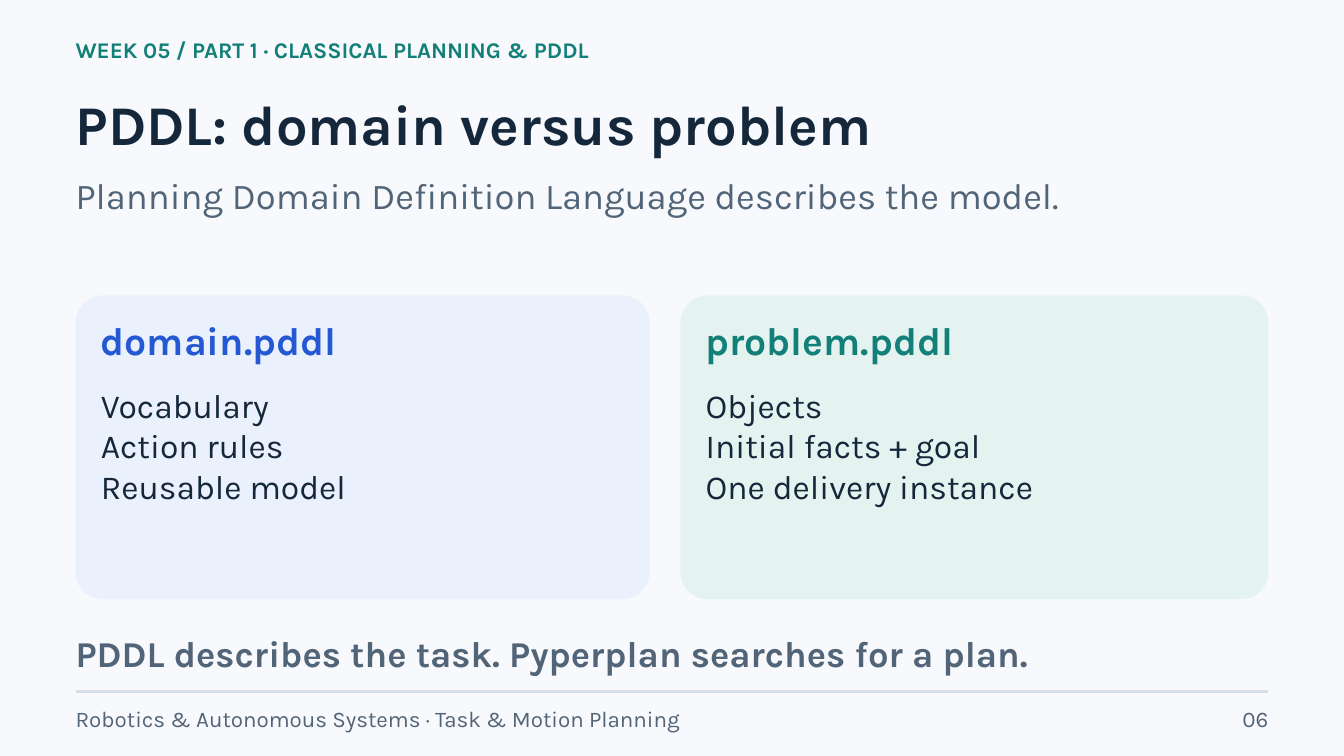
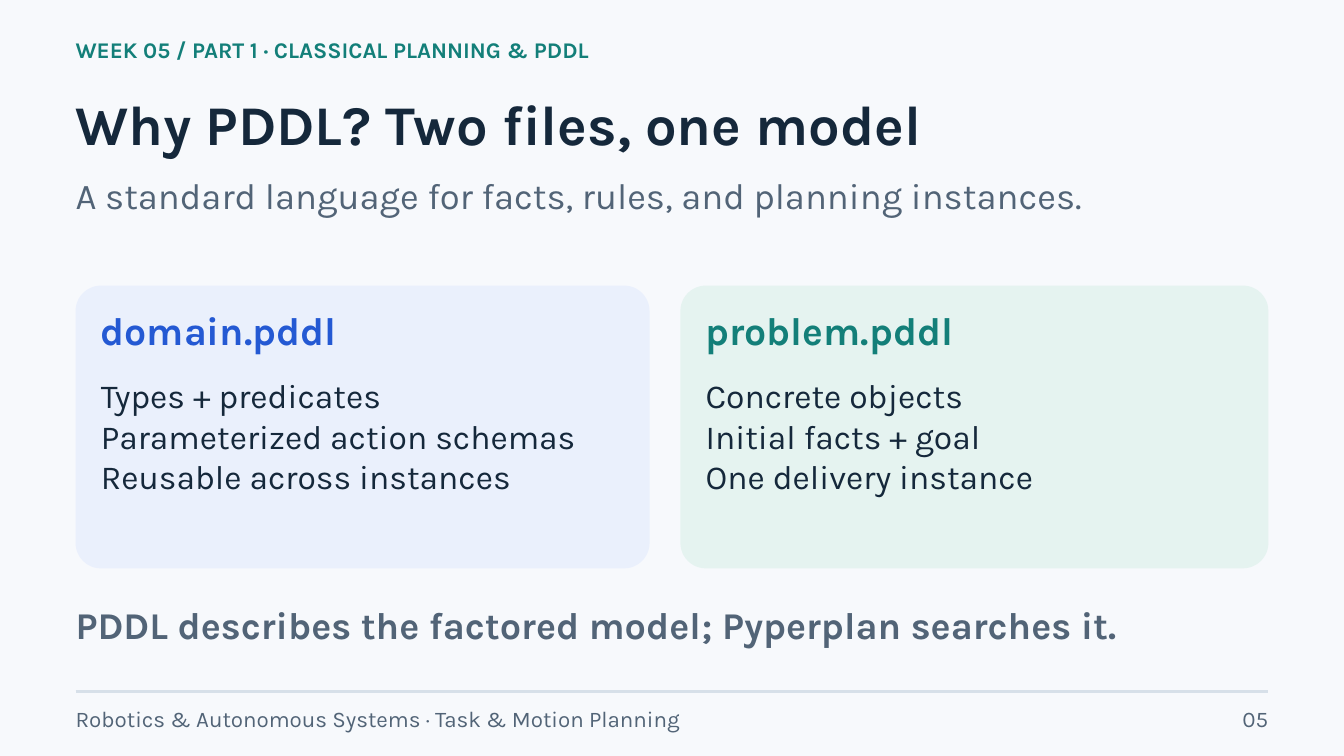
Before and after one commit to lifshitg/robotics-course-demos, a slide deck: slide 5 of week05_task_motion_planning/CLASSICAL_PLANNING_AND_TAMP.pptx (slide 6 before the commit). Drawn at 1344x756 pixels with LibreOffice and Linux fonts; fonts in the diff are those of the drawing. Boxes give left, top, right and bottom in pixels: in the first picture for what was removed or moved away, otherwise in the second. Text is boxed around its words. In the diff, an @@ line names an element or a change of style, - is before the commit and + after.

```diff
--- a/week05_task_motion_planning/CLASSICAL_PLANNING_AND_TAMP.pptx
+++ b/week05_task_motion_planning/CLASSICAL_PLANNING_AND_TAMP.pptx
@@ text at [76,105,922,159]: text changed @@
-PDDL: domain versus problem
+Why PDDL? Two files, one model
@@ text at [76,184,1082,218]: text changed @@
-Planning Domain Definition Language describes the model.
+A standard language for facts, rules, and planning instances.
@@ rounded rectangle: place and size @@
-rounded rectangle at [76,295,649,599]
+rounded rectangle at [76,285,649,569]
@@ rounded rectangle: place and size @@
-rounded rectangle at [681,295,1268,599]
+rounded rectangle at [681,285,1268,569]
@@ text "domain.pddl": place and size @@
-text "domain.pddl" at [101,327,337,365]
+text "domain.pddl" at [101,317,337,355]
@@ text "problem.pddl": place and size @@
-text "problem.pddl" at [706,328,953,365]
+text "problem.pddl" at [706,318,953,355]
@@ text at [101,385,575,490]: text changed @@
-Vocabulary
-Action rules
-Reusable model
+Types + predicates
+Parameterized action schemas
+Reusable across instances
@@ text at [706,385,1033,498]: text changed @@
-Objects
-Initial facts + goal
-One delivery instance
+Concrete objects
+Initial facts + goal
+One delivery instance
@@ text at [76,612,1116,649]: text changed; size 26 to 27 pt @@
-PDDL describes the task. Pyperplan searches for a plan.
+PDDL describes the factored model; Pyperplan searches it.
@@ text at [1242,713,1268,727]: text changed @@
-06
+05
```
Also in this commit, not shown: 12 other slides changed, 10 slides added, 14 slides removed, 47 other files.
